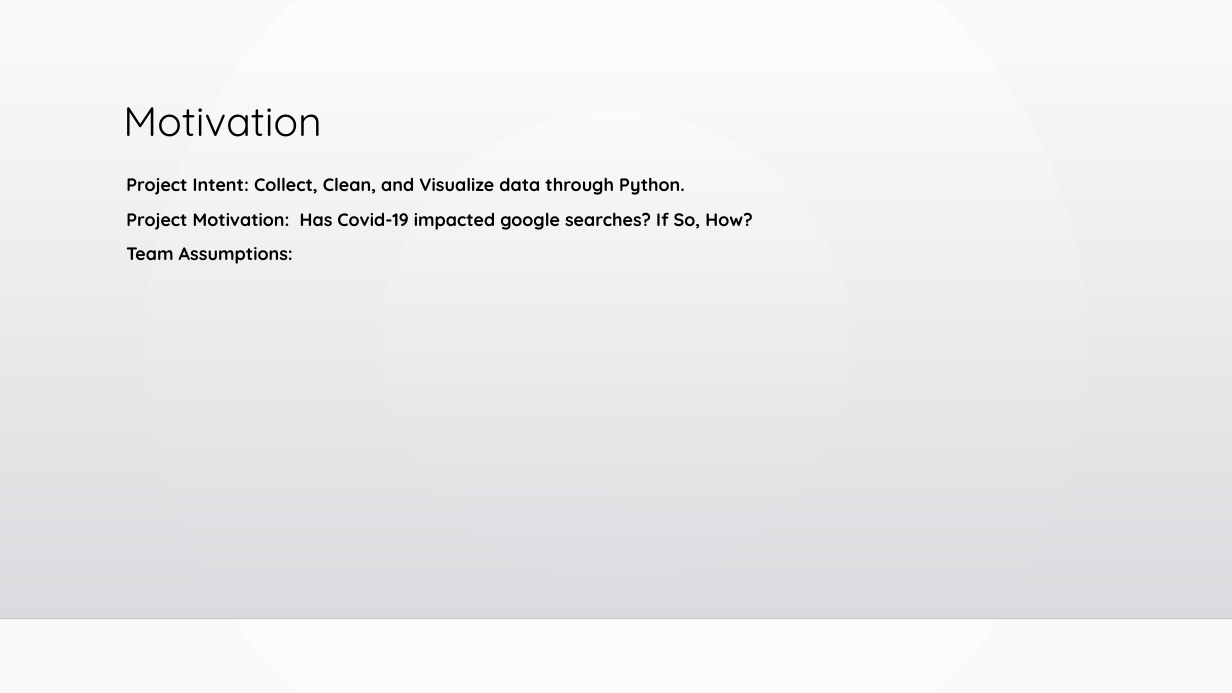
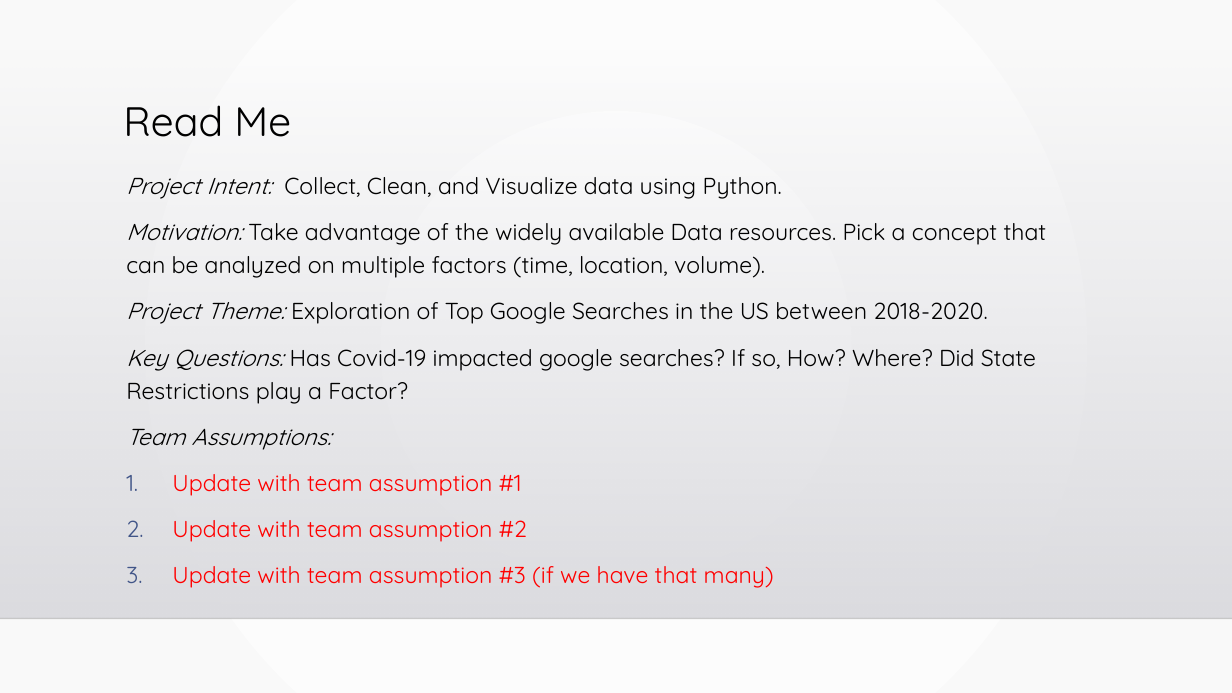
Before and after one commit to sarahDH615/google_trends_covid_project, a slide deck: slide 2 of final/final_presentation.pptx. Drawn at 1232x693 pixels with LibreOffice and Linux fonts; fonts in the diff are those of the drawing; background and template pictures are left out. Boxes give left, top, right and bottom in pixels: in the first picture for what was removed or moved away, otherwise in the second. Text is boxed around its words. In the diff, an @@ line names an element or a change of style, - is before the commit and + after.

```diff
--- a/final/final_presentation.pptx
+++ b/final/final_presentation.pptx
@@ title at <box>123,105,291,137</box>: text changed @@
-Motivation
+Read Me
@@ text at <box>126,177,1047,404</box>: text changed; size 14 to 18 pt; bold off @@
-Project Intent: Collect, Clean, and Visualize data through Python.
-Project Motivation: Has Covid-19 impacted google searches? If So, How?
+Project Intent: Collect, Clean, and Visualize data using Python.
+Motivation: Take advantage of the widely available Data resources. Pick a concept that can be analyzed on multiple factors (time, location, volume).
+Project Theme: Exploration of Top Google Searches in the US between 2018-2020.
+Key Questions: Has Covid-19 impacted google searches? If so, How? Where? Did State Restrictions play a Factor?
@@ text at <box>126,429,332,450</box>: size 14 to 18 pt, bold off, italic on in "Team Assumptions:"; line spacing 1 to 1.2 @@
@@ text at <box>172,474,774,588</box>: paragraphs added @@
+1. Update with team assumption #1
+2. Update with team assumption #2
+3. Update with team assumption #3 (if we have that many)
```
Also in this commit, not shown: 1 other slide changed.
